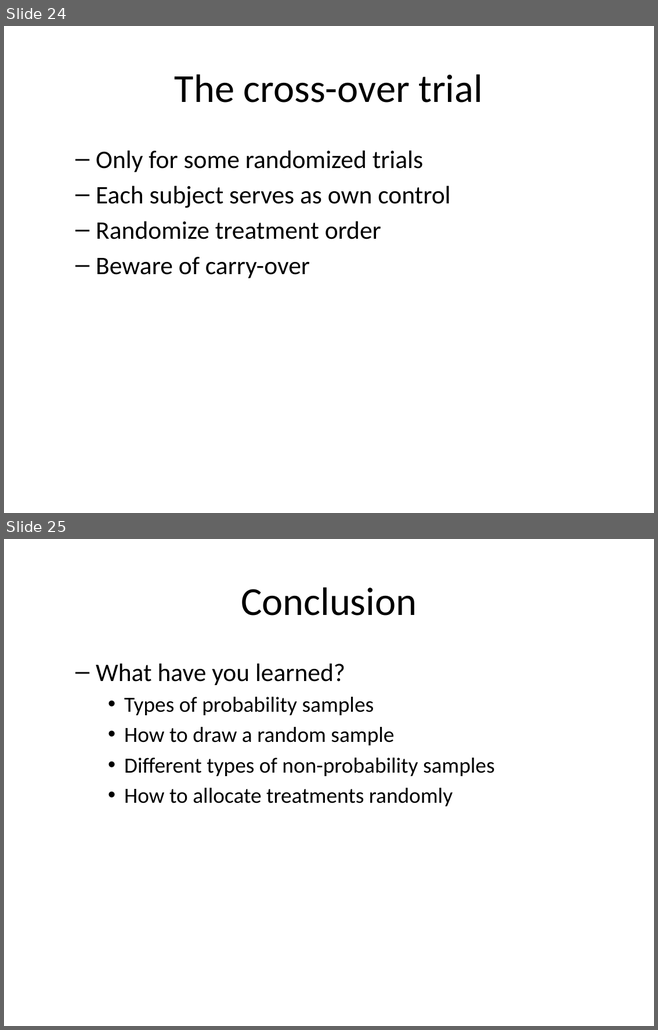
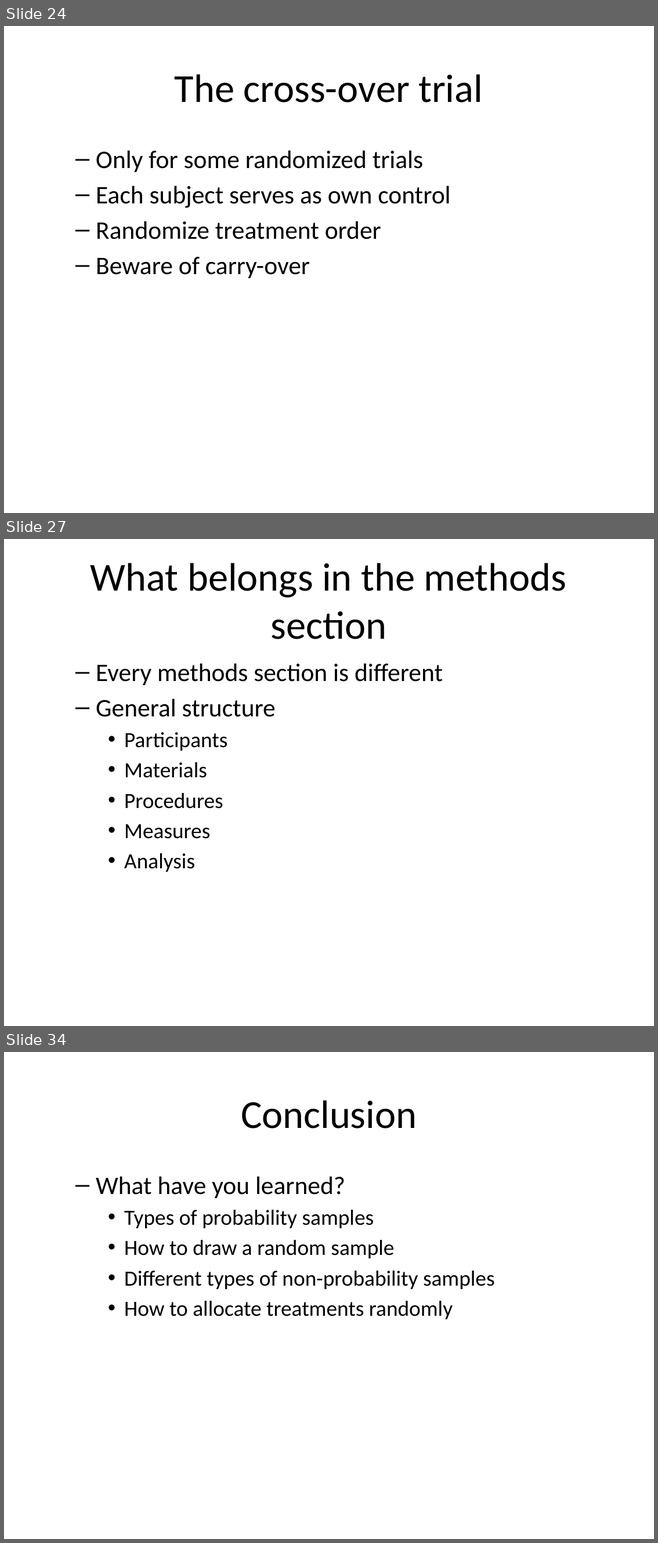
Before and after one commit to pmean/classes, a slide deck: clinical-research-methodology/results/video08-sampling.pptx. Shown one above the other, each under a label of ours: slides 24 and 25 before the commit, slides 24, 27 and 34 after it; the slides between them are not shown. The pictures are 658x1030 and 658x1543 pixels, drawn with LibreOffice and Linux fonts; fonts in the diff are those of the drawing. Boxes give left, top, right and bottom in pixels: in the first picture for what was removed or moved away, otherwise in the second. Text is boxed around its words. In the diff, an @@ line names an element or a change of style, - is before the commit and + after.

```diff
--- a/clinical-research-methodology/results/video08-sampling.pptx
+++ b/clinical-research-methodology/results/video08-sampling.pptx
@@ slide 27 added at box(4, 539, 654, 1026), background #FFFFFF @@
@@ title added at box(90, 563, 567, 639), 44 pt, text #000000 @@
+What belongs in the methods section
@@ text added at box(96, 663, 442, 872), 24 pt, text #000000 @@
+  – Every methods section is different
+  – General structure
+    • Participants
+    • Materials
+    • Procedures
+    • Measures
+    • Analysis
@@ what was slide 25 is now slide 34 @@
```
Also in this commit, not shown: 1 slide changed, 8 other slides added.
